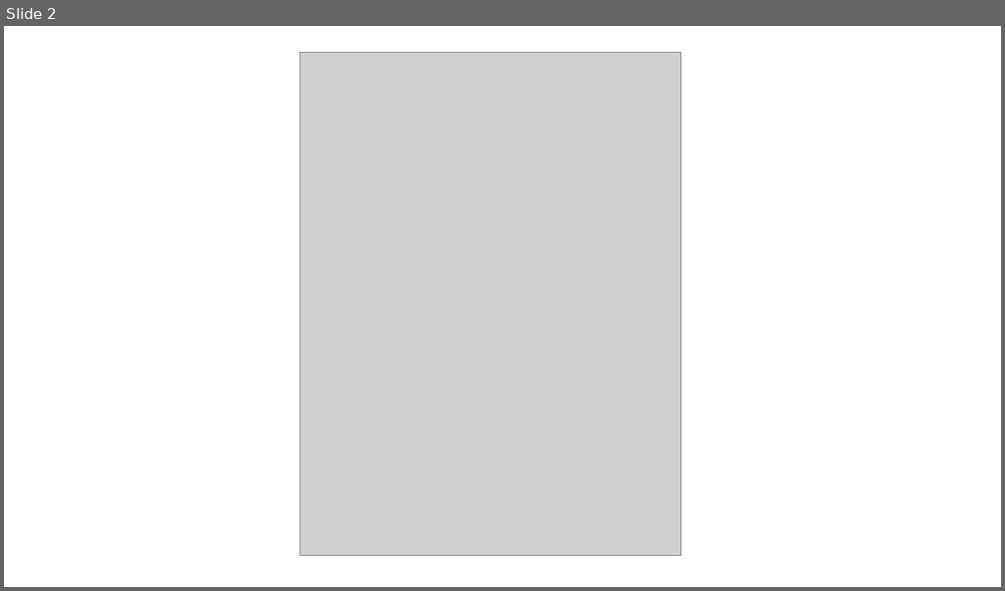
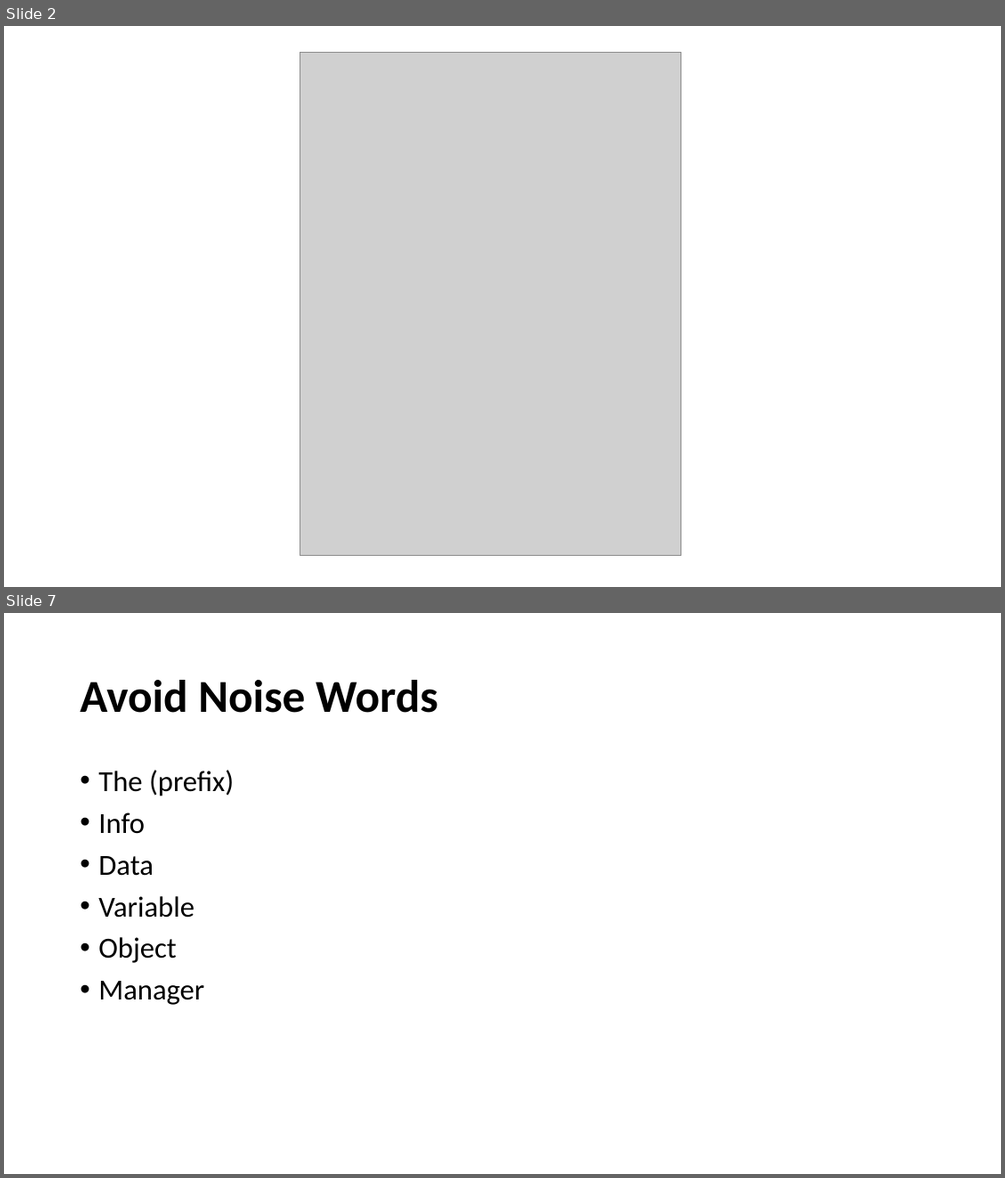
Before and after one commit to sophiefeldmanbright/ScHARR-open-science-workshop, a slide deck: content/resources/2-clean code/Clean-code.pptx. Shown one above the other, each under a label of ours: slide 2 before the commit, slides 2 and 7 after it; the slides between them are not shown. The pictures are 1005x591 and 1005x1178 pixels, drawn with LibreOffice and Linux fonts; fonts in the diff are those of the drawing; grey boxes stand for pictures. Boxes give left, top, right and bottom in pixels: in the first picture for what was removed or moved away, otherwise in the second. Text is boxed around its words. In the diff, an @@ line names an element or a change of style, - is before the commit and + after.

```diff
--- a/content/resources/2-clean code/Clean-code.pptx
+++ b/content/resources/2-clean code/Clean-code.pptx
@@ slide 7 added at <box>4,613,1001,1174</box>, background #FFFFFF @@
@@ title added at <box>80,680,438,713</box>, 44 pt, text #000000, bold @@
+Avoid Noise Words
@@ text added at <box>98,770,234,1005</box>, 28 pt, text #000000 @@
+• The (prefix)
+• Info
+• Data
+• Variable
+• Object
+• Manager
```
Also in this commit, not shown: 5 other slides added, 3 slides removed, 19 other files.
